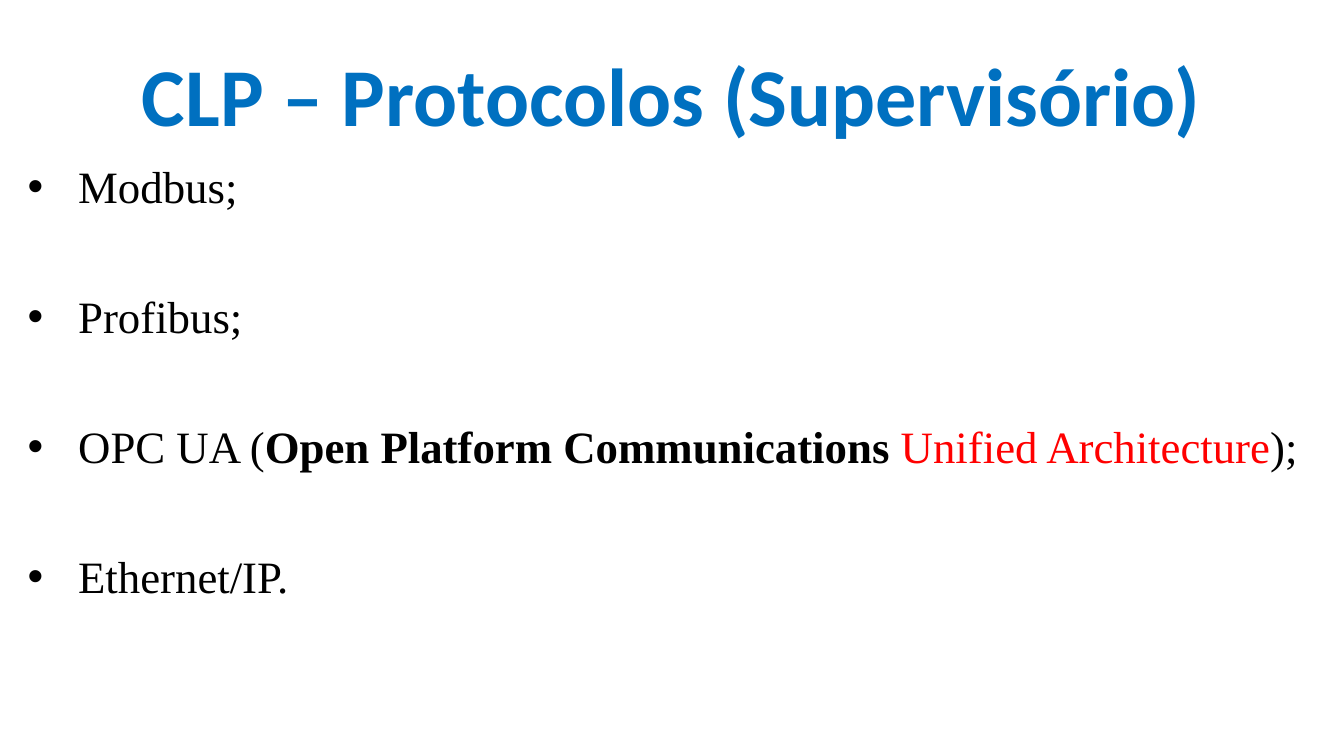
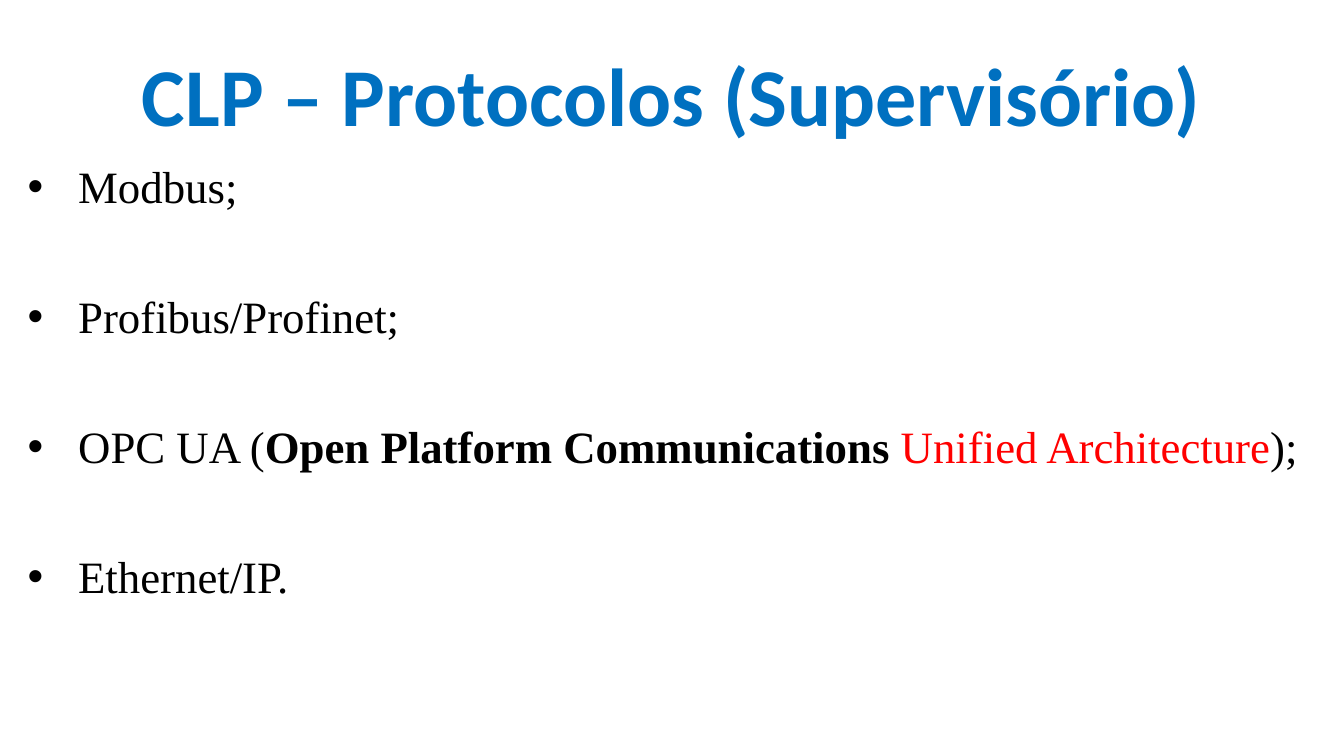
Before and after one commit to CloudEducationBrazil/WydenUniRuyControladoresLogicosProgCLP, a slide deck: slide 6 of 01 Classes/Aula8 - CLP - Sistemas Supervisórios.pptx. Drawn at 1344x756 pixels with LibreOffice and Linux fonts; fonts in the diff are those of the drawing; background and template pictures are left out. Boxes give left, top, right and bottom in pixels: in the first picture for what was removed or moved away, otherwise in the second. Text is boxed around its words. In the diff, an @@ line names an element or a change of style, - is before the commit and + after.

Commit message:
PLC protocolos e Supervisórios 22Mai2025

```diff
--- a/01 Classes/Aula8 - CLP - Sistemas Supervisórios.pptx
+++ b/01 Classes/Aula8 - CLP - Sistemas Supervisórios.pptx
@@ text at <box>78,301,399,340</box>: text changed @@
-• Profibus;
+• Profibus/Profinet;
```
Also in this commit, not shown: 1 other slide changed, 1 slide removed, 3 other files.
